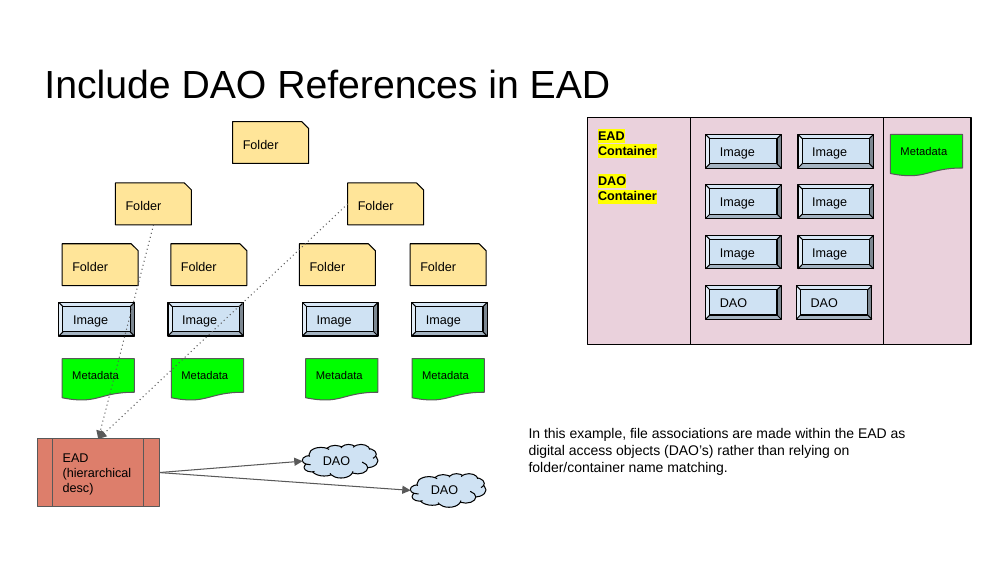
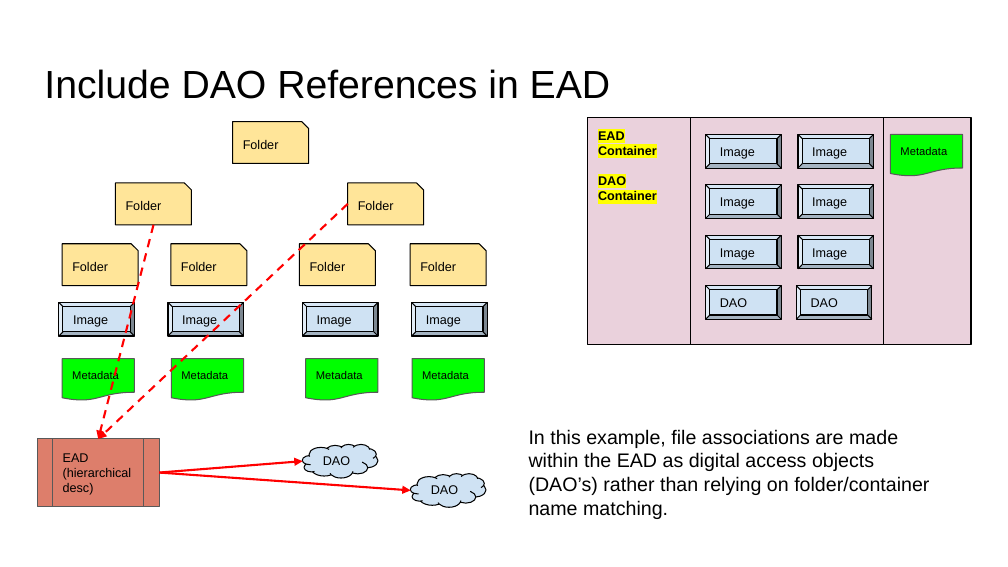
Before and after one commit to Georgetown-University-Libraries/File-Analyzer-Test-Data, a slide deck: slide 8 of iiif/tutorial-screenshots/IIIFScenarios.pptx. Drawn at 1008x567 pixels with LibreOffice and Linux fonts; fonts in the diff are those of the drawing. Boxes give left, top, right and bottom in pixels: in the first picture for what was removed or moved away, otherwise in the second. Text is boxed around its words. In the diff, an @@ line names an element or a change of style, - is before the commit and + after.

```diff
--- a/iiif/tutorial-screenshots/IIIFScenarios.pptx
+++ b/iiif/tutorial-screenshots/IIIFScenarios.pptx
@@ arrow (348, 204) - (99, 438): stroke #595959 0.75 pt dashed to #FF0000 1.5 pt dashed @@
@@ arrow (153, 225) - (99, 438): stroke #595959 0.75 pt dashed to #FF0000 1.5 pt dashed @@
@@ text "In this example, file associations ..." at box(529, 429, 929, 519): size 10 to 14 pt @@
@@ arrow (159, 473) - (302, 461): stroke #595959 0.75 pt to #FF0000 1.5 pt @@
@@ arrow (159, 473) - (410, 491): stroke #595959 0.75 pt to #FF0000 1.5 pt @@
```
Also in this commit, not shown: 8 other slides changed, 10 other files.
